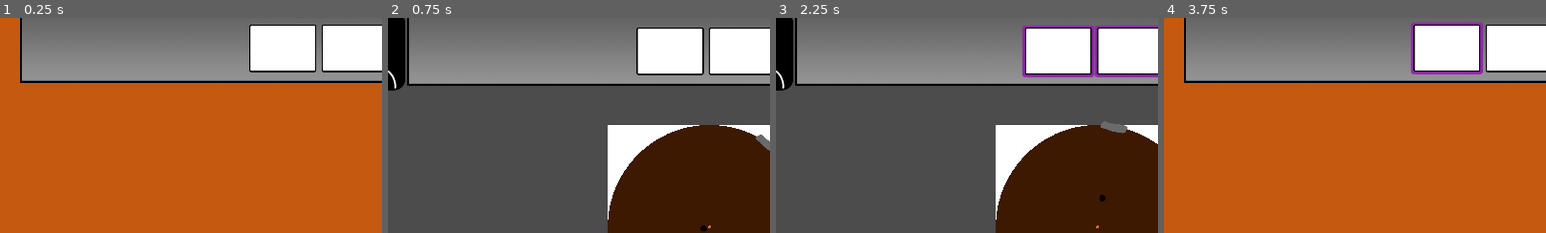
Above: before the commit, frames 1-4 (left to right).
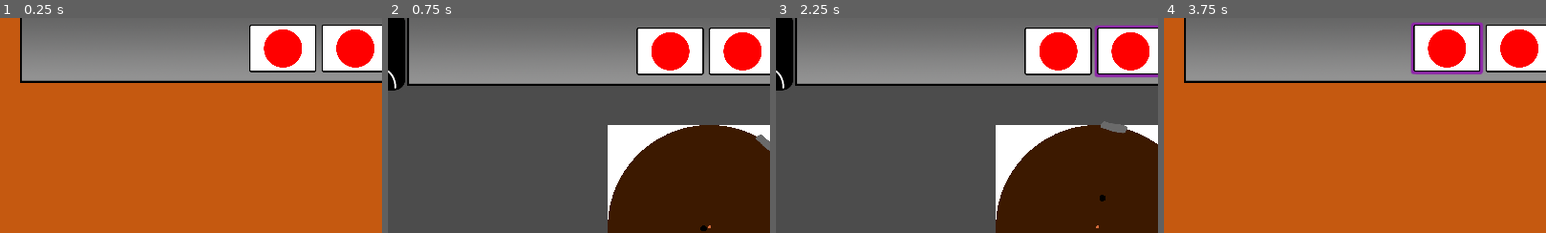
Above: after the commit, the same moments.

Repository: Paulpanther/GameJam11
Game: Godot game, scene res://Scenes/RoomSideTemplate.tscn
Two runs of this game, one before a commit and one after it. Both use one fixed random seed, a clock stepped at 60 frames per second and the inputs below.
Inputs (mouse positions are % of the whole screen's width and height, from its top left):
- Up to frame 1 (0.25 s): no input
- Up to frame 2 (0.75 s): tap Enter at 0.5 s; move the mouse to (29, 57) at 0.52 s; click (29, 57) at 0.67 s
- Up to frame 3 (2.25 s): move the mouse to (45, 9) at 1.27 s; click (45, 9) at 1.42 s; move the mouse to (54, 9) at 2.02 s; click (54, 9) at 2.17 s
- Up to frame 4 (3.75 s): move the mouse to (5, 9) at 2.77 s; click (5, 9) at 2.92 s; tap Space at 3.5 s; move the mouse to (45, 8) at 3.52 s; click (45, 8) at 3.67 s
The pictures show only the part of the screen within x 8-58%, y 1-51%; the shares and areas given below are measured in that part.

The runs differ from the first frame. In frame 1, 2.8% of the frame differs, in the area x 69-98%, y 5-24%; in frame 2, 2.8%; in frame 3, 3.8%, in the area x 64-98%, y 3-28%; in frame 4, 2.8%.

Commit message:
Make only single slot selectable

Diff:
--- a/Scripts/Inventory/inventory.gd
+++ b/Scripts/Inventory/inventory.gd
@@ -3,6 +3,8 @@
 
 var _proto_slot = preload("res://Scenes/Inventory/Slot.tscn")
 var inventory_width
+
+var selected_slot = null
 
 func _ready():
 	inventory_width = $Sprite.texture.get_size().x
@@ -21,6 +23,14 @@
 			$Slots.remove_child(slot)
 	_center_slots()
 
+func get_selected_item():
+	return selected_slot.item if selected_slot != null else null
+
+func set_selected(slot):
+	selected_slot = slot
+	for slot in $Slots.get_children():
+		slot.update_selected_status()
+
 func _slots_width():
 	var width = 0
 	for slot in $Slots.get_children():
--- a/Scripts/Inventory/slot.gd
+++ b/Scripts/Inventory/slot.gd
@@ -4,7 +4,10 @@
 var selected = false
 var item = null
 
+var inventory
+
 func _ready():
+	inventory = $"../../"
 	_update_selected()
 
 func width():
@@ -14,6 +17,7 @@
 	item = new_item
 	if item != null:
 		var image = Image.new()
+		image.load(item.sprite)
 		var texture = ImageTexture.new()
 		texture.create_from_image(image, 0)
 		$Item.show()
@@ -25,7 +29,7 @@
 	if (event is InputEventMouseButton && event.pressed):
 		if item != null:
 			selected = !selected
-			_update_selected()
+			inventory.set_selected(self)
 
 func _update_selected():
 	if selected:
@@ -35,6 +39,13 @@
 		$Selected.hide()
 		$Deselected.show()
 
+func update_selected_status():
+	if inventory.selected_slot == self:
+		selected = true
+	else:
+		selected = false
+	_update_selected()
+
 func on_slot_hover_enter():
 	if item != null:
 		pass
